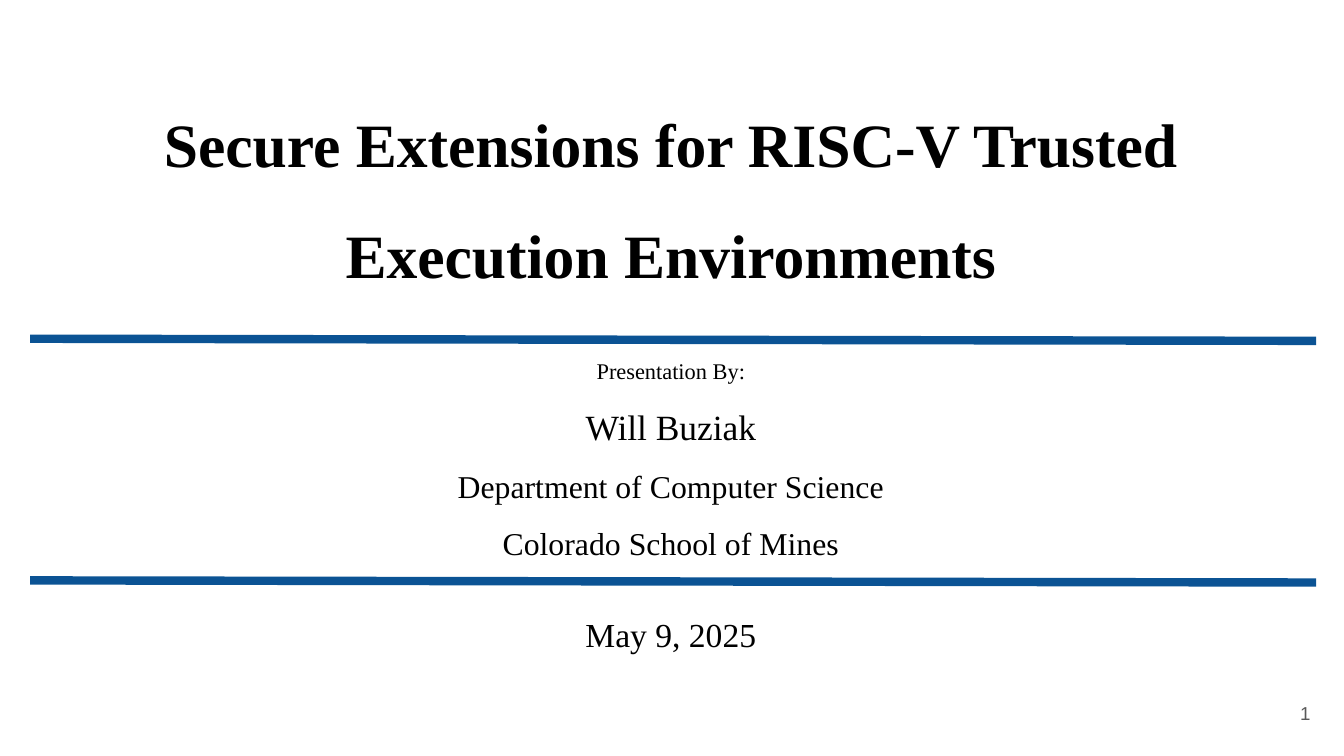
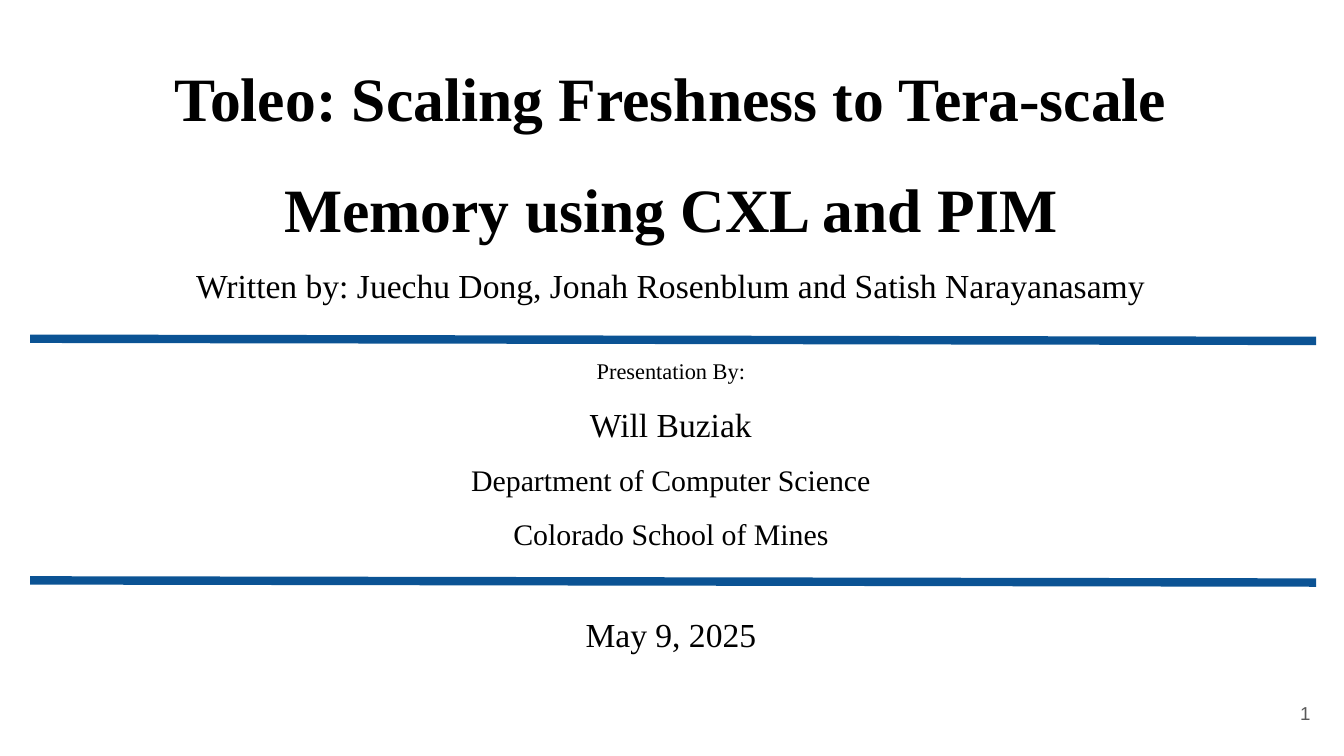
Before and after one commit to wbuz24/grad-research, a slide deck: slide 1 of presentations/Toleo.pptx. Drawn at 1344x756 pixels with LibreOffice and Linux fonts; fonts in the diff are those of the drawing. Boxes give left, top, right and bottom in pixels: in the first picture for what was removed or moved away, otherwise in the second. Text is boxed around its words. In the diff, an @@ line names an element or a change of style, - is before the commit and + after.

Commit message:
Toleo

```diff
--- a/presentations/Toleo.pptx
+++ b/presentations/Toleo.pptx
@@ title added at <box>175,78,1167,304</box>, 18 pt, text #000000 @@
+Toleo: Scaling Freshness to Tera-scale Memory using CXL and PIM
+Written by: Juechu Dong, Jonah Rosenblum and Satish Narayanasamy
@@ title removed at <box>164,123,1177,279</box> @@
-Secure Extensions for RISC-V Trusted Execution Environments
@@ text at <box>471,413,871,546</box>: size 19 to 18 pt in "Will Buziak"; size 17 to 16 pt in "Department of Computer Science Colorado School of ..." @@
```
Also in this commit, not shown: 9 other slides changed, 6 slides added.
